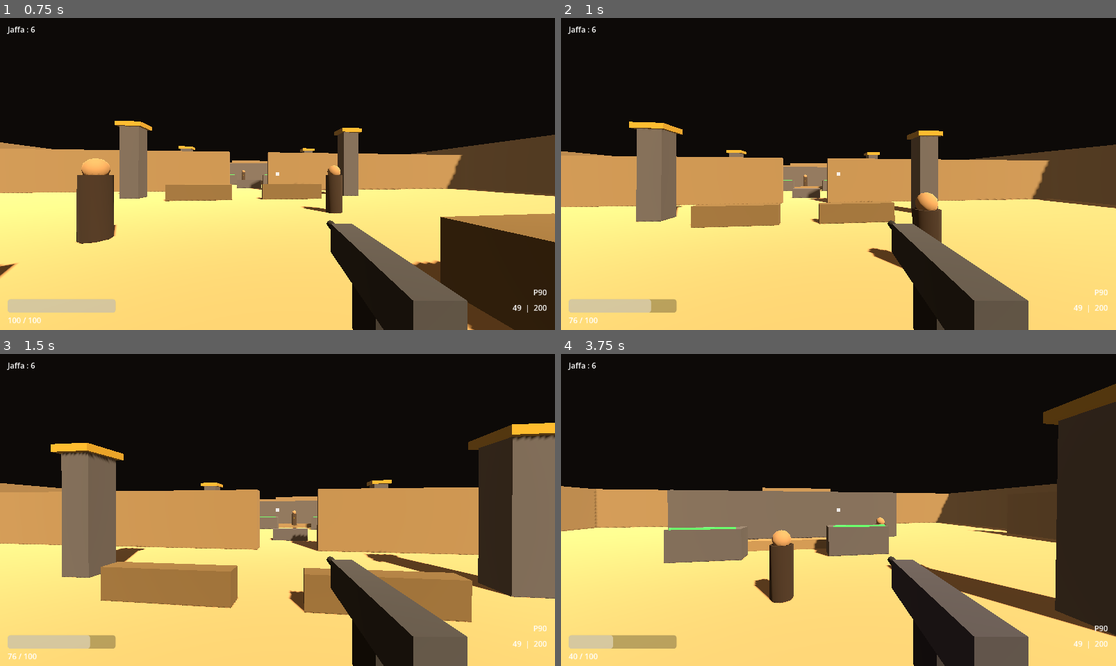
Above: before the commit, frames 1-4 (two rows, left to right).
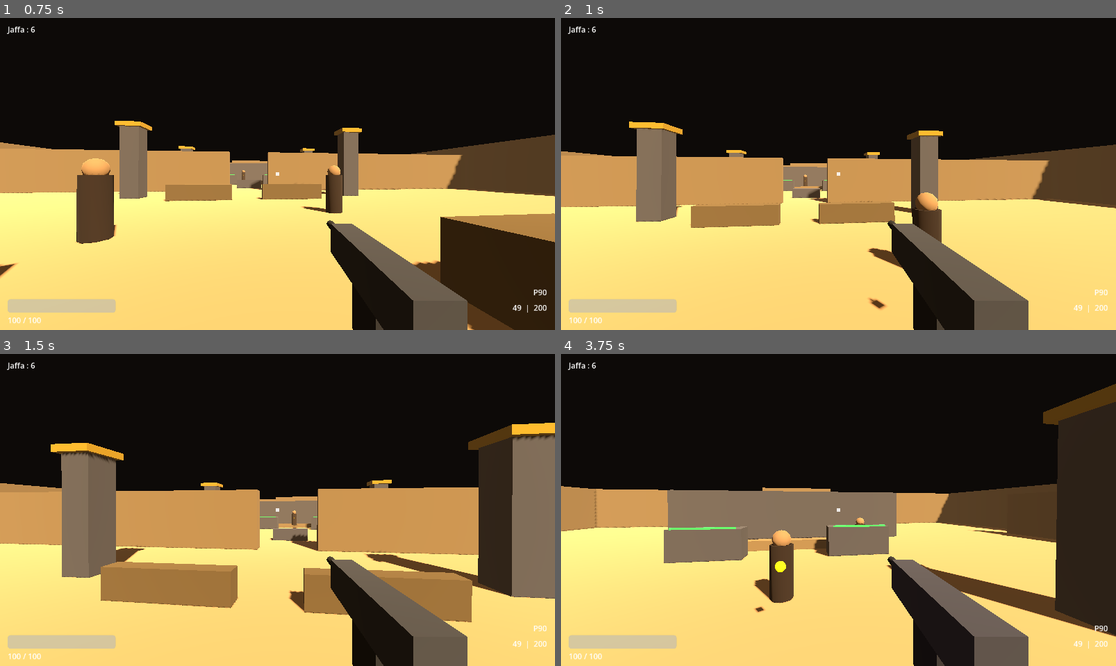
Above: after the commit, the same moments.

Repository: BertrandMiannay/Game_test
Game: Godot game, scene res://scenes/main_level.tscn
Two runs of this game, one before a commit and one after it. Both use one fixed random seed, a clock stepped at 60 frames per second and the inputs below.
Inputs (mouse positions are in pixels of both pictures, inside the frame that each line leads up to):
- Up to frame 1 (0.75 s): tap Enter (restart) at 0.5 s; move the mouse to (305, 174) at 0.52 s; hold W (move_forward) from 0.53 s (still down); hold Shift (sprint) from 0.53 s (still down); click (305, 174) at 0.67 s
- Up to frame 2 (1 s): keep holding W (move_forward); keep holding Shift (sprint); tap Space (jump) at 0.77 s
- Up to frame 3 (1.5 s): keep holding W (move_forward); move the mouse to (249, 510) at 1.27 s; release Shift (sprint) at 1.28 s; tap 1 (weapon_1) at 1.35 s
- Up to frame 4 (3.75 s): keep holding W (move_forward); tap Space (jump) at 1.52, 3.02 s; move the mouse to (849, 503) at 2.02 s; tap 2 (weapon_2) at 2.1 s; move the mouse to (832, 516) at 2.77 s; tap Shift (sprint) at 2.85 s; click (832, 516) at 2.92 s; move the mouse to (877, 513) at 3.52 s; tap 1 (weapon_1) at 3.6 s

Frame 1 is identical in both runs. In frame 2, 0.3% of the frame differs, in the area x 1-59%, y 89-98%; in frame 3, 0.2%; in frame 4, 0.7%, in the area x 1-59%, y 52-98%.

Commit message:
Add ennemies weapong sound + better behavior

Diff:
--- a/game/scripts/enemy_jaffa.gd
+++ b/game/scripts/enemy_jaffa.gd
@@ -25,6 +25,7 @@
 
 # ─── Références ────────────────────────────────────────────────────────────────
 @onready var attack_timer: Timer = $AttackTimer
+var audio_player: AudioStreamPlayer3D
 
 # ─── Initialisation ────────────────────────────────────────────────────────────
 func _ready() -> void:
@@ -39,6 +40,11 @@
 	# Points de patrouille autour du spawn
 	var s := global_position
 	patrol_points = [s, s + Vector3(4, 0, 0), s + Vector3(4, 0, 4), s + Vector3(0, 0, 4)]
+
+	audio_player = AudioStreamPlayer3D.new()
+	audio_player.max_distance = 50.0
+	audio_player.stream = SoundGenerator.make_staff()
+	add_child(audio_player)
 
 	_build_mesh()
 
@@ -78,7 +84,8 @@
 		player = get_tree().get_first_node_in_group("player")
 	if player == null:
 		return
-	if global_position.distance_to(player.global_position) <= detection_range:
+	if global_position.distance_to(player.global_position) <= detection_range \
+			and _has_line_of_sight():
 		state = State.CHASE
 
 func _do_patrol() -> void:
@@ -130,10 +137,39 @@
 	velocity.x = 0
 	velocity.z = 0
 
-	if can_attack and player.has_method("take_damage"):
+	if not _has_line_of_sight():
+		state = State.CHASE
+		return
+
+	if can_attack:
 		can_attack = false
-		player.take_damage(attack_damage)
+		_fire_projectile()
+		audio_player.play()
 		attack_timer.start()
+
+func _has_line_of_sight() -> bool:
+	if player == null:
+		return false
+	var from  := global_position + Vector3(0, 1.4, 0)
+	var to    := player.global_position + Vector3(0, 0.9, 0)
+	var query := PhysicsRayQueryParameters3D.create(from, to)
+	query.exclude = [get_rid()]
+	var result := get_world_3d().direct_space_state.intersect_ray(query)
+	return not result.is_empty() and (result["collider"] as Node).is_in_group("player")
+
+func _fire_projectile() -> void:
+	var muzzle := global_position + Vector3(0, 1.2, 0)
+	var target := player.global_position + Vector3(0, 0.9, 0)
+	var dir    := (target - muzzle).normalized()
+
+	# Spawn légèrement en avant pour éviter l'auto-collision
+	muzzle += dir * 0.6
+
+	var proj := preload("res://scripts/projectile.gd").new()
+	proj.direction = dir
+	proj.damage    = attack_damage
+	get_tree().current_scene.add_child(proj)
+	proj.global_position = muzzle
 
 func _look_toward(target: Vector3) -> void:
 	if target != global_position:
--- /dev/null
+++ b/game/scripts/projectile.gd
@@ -0,0 +1,46 @@
+extends Node3D
+
+var speed: float  = 18.0
+var damage: float = 12.0
+var direction: Vector3 = Vector3.FORWARD
+
+const MAX_LIFETIME := 4.0
+var _lifetime: float = 0.0
+
+func _ready() -> void:
+	_build_visual()
+
+	var area := Area3D.new()
+	var col  := CollisionShape3D.new()
+	var shape := SphereShape3D.new()
+	shape.radius = 0.18
+	col.shape = shape
+	area.add_child(col)
+	area.body_entered.connect(_on_hit)
+	add_child(area)
+
+func _process(delta: float) -> void:
+	_lifetime += delta
+	if _lifetime >= MAX_LIFETIME:
+		queue_free()
+		return
+	position += direction * speed * delta
+
+func _on_hit(body: Node3D) -> void:
+	if body.is_in_group("player"):
+		body.take_damage(damage)
+		queue_free()
+	elif not body.is_in_group("enemy"):
+		# Collision avec la géométrie du niveau
+		queue_free()
+
+func _build_visual() -> void:
+	var sphere := CSGSphere3D.new()
+	sphere.radius = 0.12
+	var mat := StandardMaterial3D.new()
+	mat.albedo_color              = Color(1.0, 0.55, 0.05)
+	mat.emission_enabled          = true
+	mat.emission                  = Color(1.0, 0.35, 0.0)
+	mat.emission_energy_multiplier = 4.0
+	sphere.material = mat
+	add_child(sphere)
--- a/game/scripts/sound_generator.gd
+++ b/game/scripts/sound_generator.gd
@@ -40,6 +40,26 @@
 		data[i * 2 + 1] = (s >> 8) & 0xFF
 	return _build(data)
 
+# ─── Bâton de combat Goa'uld : décharge plasma grave ─────────────────────────
+static func make_staff() -> AudioStreamWAV:
+	var duration := 0.30
+	var n := int(SAMPLE_RATE * duration)
+	var data := PackedByteArray()
+	data.resize(n * 2)
+	for i in n:
+		var t   := float(i) * SAMPLE_TIME
+		var env := exp(-t * 12.0)
+		# Sweep descendant 220 Hz → 60 Hz
+		var phase := TAU * (220.0 * t - 80.0 * t * t / duration)
+		var body  := sin(phase) * 0.75
+		# Harmonique haute pour la texture plasma
+		var crack := sin(phase * 3.0) * 0.2 * exp(-t * 30.0)
+		var val   := clampf((body + crack) * env, -1.0, 1.0)
+		var s     := int(val * 32767)
+		data[i * 2]     = s & 0xFF
+		data[i * 2 + 1] = (s >> 8) & 0xFF
+	return _build(data)
+
 # ─── Utilitaire ───────────────────────────────────────────────────────────────
 static func _build(data: PackedByteArray) -> AudioStreamWAV:
 	var stream := AudioStreamWAV.new()
Not shown, added: game/scripts/projectile.gd.uid
